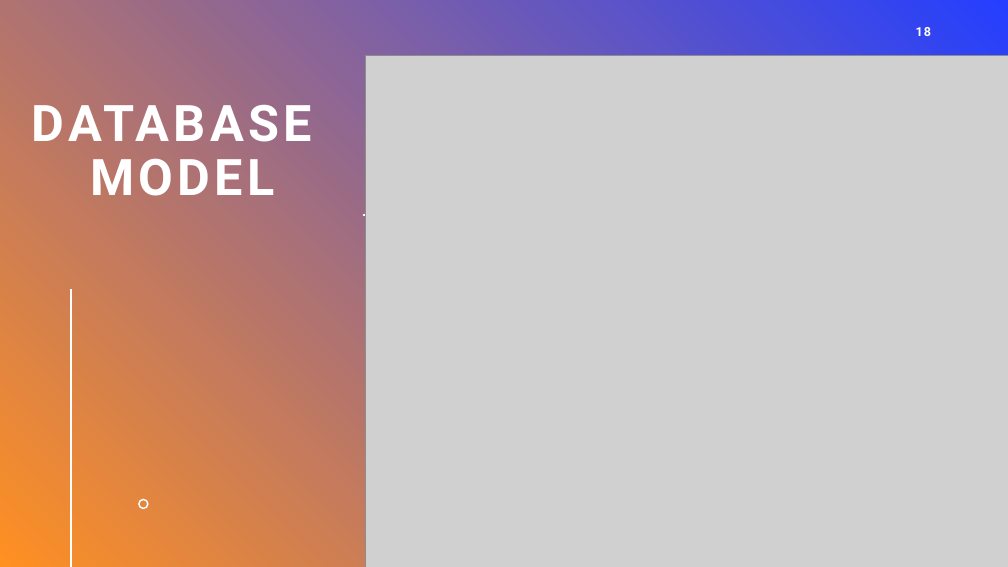
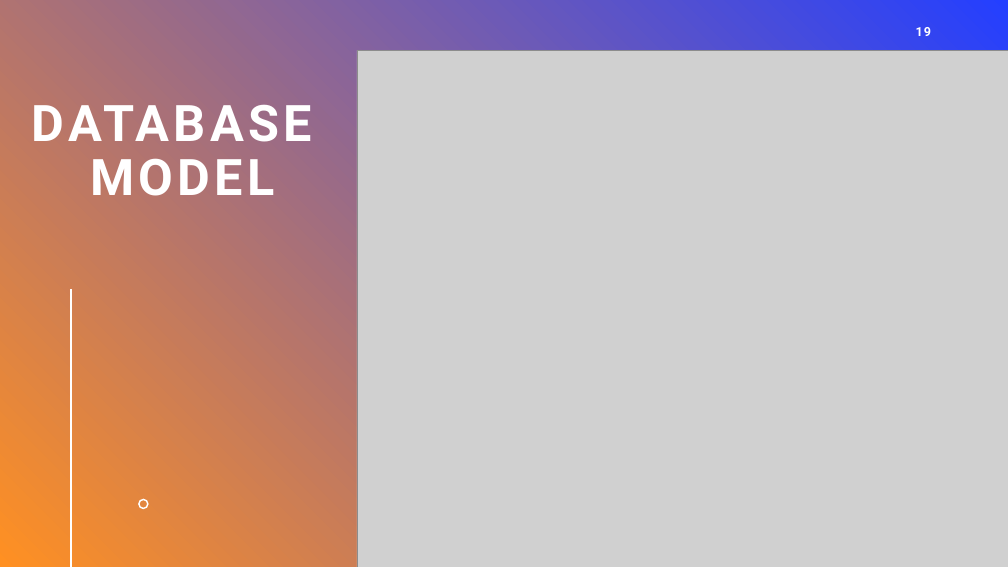
Before and after one commit to magopyan/Pocket-Finances, a slide deck: slide 19 of Documentation/Final Presentation/Presentation.pptx (slide 18 before the commit). Drawn at 1008x567 pixels with LibreOffice and Linux fonts; fonts in the diff are those of the drawing; grey boxes stand for pictures. Boxes give left, top, right and bottom in pixels: in the first picture for what was removed or moved away, otherwise in the second. Text is boxed around its words. In the diff, an @@ line names an element or a change of style, - is before the commit and + after.

```diff
--- a/Documentation/Final Presentation/Presentation.pptx
+++ b/Documentation/Final Presentation/Presentation.pptx
@@ picture: place and size @@
-picture at (365, 56, 1008, 567)
+picture at (357, 51, 1008, 567)
@@ freeform shape removed at (363, 209, 374, 221) @@
```
Also in this commit, not shown: 3 other slides changed, 1 slide added, 3 other files.
